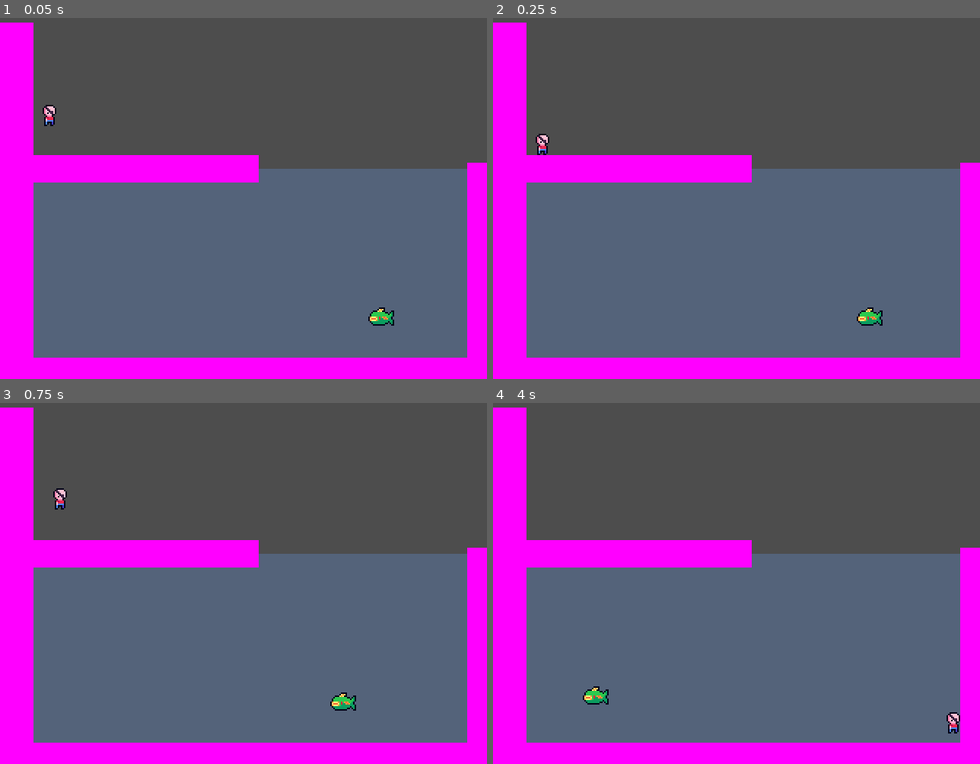
Above: before the commit, frames 1-4 (two rows, left to right).
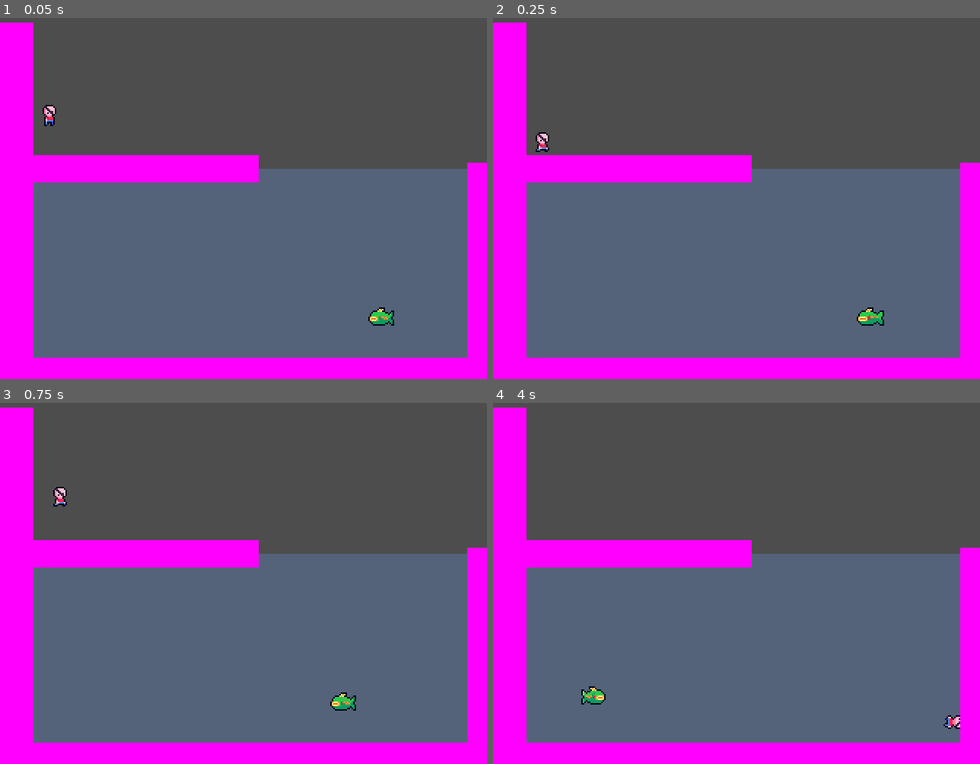
Above: after the commit, the same moments.

Repository: lilyyllyyllyly/PirateGame
Game: Godot game, scene res://Scenes/main.tscn
Two runs of this game, one before a commit and one after it. Both use one fixed random seed, a clock stepped at 60 frames per second and the inputs below.
Inputs:
- Up to frame 1 (0.05 s): no input
- Up to frame 2 (0.25 s): no input
- Up to frame 3 (0.75 s): hold D (right) from 0.53 s (still down); hold Space (jump) from 0.53 s (still down)
- Up to frame 4 (4 s): release Space (jump) at 1.28 s; tap Space (jump) at 1.35, 1.52, 1.82, 2.85, 3.02, 3.32 s; release D (right) at 2.03 s; hold A (left) 2.03-2.78 s; hold Space (jump) 2.03-2.78 s; hold D (right) from 2.78 s (still down); hold Space (jump) from 3.53 s (still down)

Frame 1 is identical in both runs. In frame 2, 0.2% of the frame differs, in the area x 8-81%, y 31-86%; in frame 3, 0.1%; in frame 4, 0.3%, in the area x 18-96%, y 78-92%.

Commit message:
Fix animations

Diff:
--- a/Scenes/Fish.tscn
+++ b/Scenes/Fish.tscn
@@ -7,6 +7,7 @@
 [ext_resource type="Texture2D" uid="uid://6k614ammbm2y" path="res://Sprites/Enemies/Fish/fish5.png" id="6_t248q"]
 [ext_resource type="Texture2D" uid="uid://6ls8jc8mvt68" path="res://Sprites/Enemies/Fish/fish6.png" id="7_umtwy"]
 [ext_resource type="Texture2D" uid="uid://tu3ngy7a8127" path="res://Sprites/Enemies/Fish/fish7.png" id="8_f4i14"]
+[ext_resource type="Script" path="res://Scripts/Animation/Enemies/GreenFishAnimation.gd" id="8_noprh"]
 [ext_resource type="Script" path="res://Scripts/Behaviours/CharacterMover.gd" id="9_pksoq"]
 [ext_resource type="Script" path="res://Scripts/Behaviours/CharacterVelocity.gd" id="10_n4o2g"]
 [ext_resource type="Script" path="res://Scripts/Movement/Calculators/PlaneMovement.gd" id="11_8yiua"]
@@ -39,6 +40,8 @@
 }
 
 [node name="Fish" type="CharacterBody2D"]
+collision_layer = 16
+collision_mask = 9
 motion_mode = 1
 
 [node name="CollisionShape2D" type="CollisionShape2D" parent="."]
@@ -47,10 +50,13 @@
 [node name="Sprite2D" type="Sprite2D" parent="."]
 texture = ExtResource("1_o4tsg")
 
-[node name="AnimationPlayer" type="AnimationPlayer" parent="."]
+[node name="AnimationPlayer" type="AnimationPlayer" parent="." node_paths=PackedStringArray("sprite", "direction")]
 libraries = {
 "": SubResource("AnimationLibrary_giypl")
 }
+script = ExtResource("8_noprh")
+sprite = NodePath("../Sprite2D")
+direction = NodePath("../Movement/PlaneMovement/PathDirection")
 
 [node name="CharacterMover" type="Node" parent="." node_paths=PackedStringArray("body")]
 script = ExtResource("9_pksoq")
--- a/Scenes/Player.tscn
+++ b/Scenes/Player.tscn
@@ -18,6 +18,7 @@
 [ext_resource type="Texture2D" uid="uid://bjascss77v04" path="res://Sprites/Player/Boost/player-boost1.png" id="16_8pm2k"]
 [ext_resource type="Texture2D" uid="uid://bw2xopc3lakfh" path="res://Sprites/Player/Boost/player-boost2.png" id="17_7j1ed"]
 [ext_resource type="Texture2D" uid="uid://ft6hj6474r4y" path="res://Sprites/Player/Boost/player-boost3.png" id="18_fw0vu"]
+[ext_resource type="Script" path="res://Scripts/Animation/PlayerAnimation.gd" id="18_idgqc"]
 [ext_resource type="Script" path="res://Scripts/States/PlayerStates.gd" id="19_e8q1u"]
 [ext_resource type="Script" path="res://Scripts/Behaviours/CharacterMover.gd" id="19_fnyit"]
 [ext_resource type="Script" path="res://Scripts/Behaviours/WaterLeaveBoost.gd" id="19_gtfkb"]
@@ -202,10 +203,17 @@
 texture = ExtResource("2_3suvf")
 offset = Vector2(0, -2)
 
-[node name="AnimationPlayer" type="AnimationPlayer" parent="."]
+[node name="AnimationPlayer" type="AnimationPlayer" parent="." node_paths=PackedStringArray("sprite", "body", "plane_direction", "horizontal_direction")]
 libraries = {
 "": SubResource("AnimationLibrary_5elcj")
 }
+script = ExtResource("18_idgqc")
+sprite = NodePath("../Sprite2D")
+body = NodePath("..")
+plane_direction = NodePath("../States/WaterState/WaterMovement/PlaneMovement/Direction")
+horizontal_direction = NodePath("../States/GroundState/GroundMovement/HorizontalMovement/Direction")
+swim_stop_rot = 12.0
+rot_offset_deg = 90.0
 
 [node name="CharacterMover" type="Node" parent="." node_paths=PackedStringArray("body")]
 script = ExtResource("19_fnyit")
@@ -309,9 +317,12 @@
 
 [connection signal="should_boost" from="WaterLeaveBoost" to="States/WaterState/Boost" method="boost"]
 [connection signal="boosted" from="States/WaterState/Boost" to="Effects/WaterBoostParticle" method="spawn_particle"]
+[connection signal="jump_pressed" from="States/WaterState/Boost/JumpPressSignal" to="AnimationPlayer" method="on_jump_pressed"]
 [connection signal="jump_pressed" from="States/WaterState/Boost/JumpPressSignal" to="States/WaterState/Boost" method="boost_delayed"]
+[connection signal="area_entered" from="WaterChecker" to="AnimationPlayer" method="on_enter_water"]
 [connection signal="area_entered" from="WaterChecker" to="States" method="on_water_entered"]
 [connection signal="area_entered" from="WaterChecker" to="WaterChecker" method="on_area_entered"]
+[connection signal="area_exited" from="WaterChecker" to="AnimationPlayer" method="on_exit_water"]
 [connection signal="area_exited" from="WaterChecker" to="WaterLeaveBoost" method="on_water_exited"]
 [connection signal="area_exited" from="WaterChecker" to="States" method="on_water_exited"]
 [connection signal="area_exited" from="WaterChecker" to="WaterChecker" method="on_area_exited"]
--- a/Scripts/Animation/Enemies/GreenFishAnimation.gd
+++ b/Scripts/Animation/Enemies/GreenFishAnimation.gd
@@ -1,10 +1,10 @@
 class_name GreenFishAnimation extends AnimationPlayer
 
 @export var sprite: Sprite2D
-@export var input: GenericInput
+@export var direction: DirectionalInput
 
 func _ready():
 	play("fish")
 
 func _process(delta):
-	sprite.flip_h = input.direction.x > 0 || (input.direction.x == 0 && sprite.flip_h)
+	sprite.flip_h = direction.value.x > 0 || (direction.value.x == 0 && sprite.flip_h)
--- a/Scripts/Animation/PlayerAnimation.gd
+++ b/Scripts/Animation/PlayerAnimation.gd
@@ -1,26 +1,19 @@
 class_name PlayerAnimation extends AnimationPlayer
 
-@export  var sprite_path: NodePath
-@onready var sprite = get_node(sprite_path) as Sprite2D
+@export var sprite: Sprite2D
+@export var body: CharacterBody2D
 
-@export  var body_path: NodePath
-@onready var body = get_node(body_path) as CharacterBody2D
-
-@export  var ground_input_path: NodePath
-@onready var ground_input = get_node(ground_input_path) as GenericInput
-
-@export  var water_input_path: NodePath
-@onready var water_input = get_node(water_input_path) as GenericInput
-
-@export  var rot_offset_deg: float
-@onready var rot_offset = deg_to_rad(rot_offset_deg)
-
-var in_water
-
-var input
+@export_group("Input")
+@export var plane_direction:      DirectionalInput
+@export var horizontal_direction: DirectionalInput
 
 @export_group("Rotation")
 @export var swim_stop_rot: float
+@export var rot_offset_deg: float
+@onready var rot_offset = deg_to_rad(rot_offset_deg)
+
+var in_water: bool
+var direction: Vector2
 var rot_goal: float
 
 func fwrap(x, min, max):
@@ -32,47 +25,67 @@
 		play("RESET")
 		queue(anim)
 
+func on_jump_pressed():
+	if in_water:
+		rot_goal = fwrap(atan2(direction.y, direction.x) + rot_offset, 0, TAU)
+		play("player-boost")
+		queue("player-swim")
+		return
+
+func on_enter_water(_area):
+	in_water = true
+
+func on_exit_water(_area):
+	in_water = false
+
 func _process(delta):
-	input = water_input if in_water else ground_input
-	sprite.flip_h = input.direction.x < 0 || (input.direction.x == 0 && sprite.flip_h)
+	direction = plane_direction.value if in_water else horizontal_direction.value
 
-	var wrap_rot = fwrap(sprite.rotation, 0, TAU)
-	if wrap_rot != rot_goal:
-		# getting rotate amount left to reach goal
-		var rot_left = rot_goal-wrap_rot
+	sprite.flip_h = direction.x < 0 || (direction.x == 0 && sprite.flip_h)
 
-		# going in shortest direction
-		if abs(rot_left) > PI:
-			rot_left = -sign(rot_left)*(TAU+rot_left)
-
-		# rotating
-		sprite.rotation += clamp(rot_left, -swim_stop_rot*delta, swim_stop_rot*delta)
+	rotate_to_goal(delta)
 
 	if in_water:
-		if input.jump_pressed:
-			rot_goal = fwrap(atan2(input.direction.y, input.direction.x) + rot_offset, 0, TAU)
-			play("player-boost")
-			queue("player-swim")
-			return
-
-		if current_animation == "player-boost":
-			return
-
-		if body.velocity.length() > 0:
-		#if input.direction.length() > 0:
-			# rotating
-			var heading = body.velocity.normalized()
-			rot_goal = fwrap(atan2(heading.y, heading.x) + rot_offset, 0, TAU)
-			#rot_goal = fwrap(atan2(input.direction.y, input.direction.x) + rot_offset, 0, TAU)
-
-			# playing animation
-			play_reset("player-swim")
-		else:
-			play_reset("player-float")
-			rot_goal = 0
+		water_animations()
 		return
 
-	rot_goal = 0
+	ground_animations()
+
+func rotate_to_goal(delta):
+	var wrap_rot = fwrap(sprite.rotation, 0, TAU)
+	if wrap_rot == rot_goal: return
+
+	# getting rotate amount left to reach goal
+	var rot_left = rot_goal - wrap_rot
+
+	# going in shortest direction
+	if abs(rot_left) > PI:
+		rot_left = -sign(rot_left)*(TAU+rot_left)
+
+	# rotating
+	sprite.rotation += clamp(rot_left, -swim_stop_rot*delta, swim_stop_rot*delta)
+
+func water_animations():
+	if current_animation == "player-boost":
+		return
+
+	# - stopped -
+	if body.velocity.length() == 0:
+		play_reset("player-float")
+		rot_goal = 0
+		return
+
+	# - moving -
+
+	# setting rotation goal
+	var heading = body.velocity.normalized()
+	rot_goal = fwrap(atan2(heading.y, heading.x) + rot_offset, 0, TAU)
+
+	# playing animation
+	play_reset("player-swim")
+
+func ground_animations():
+	rot_goal = 0 # stay upright when not on water
 
 	if not body.is_on_floor():
 		play_reset("player-jump")
--- a/Scripts/WaterChecker.gd
+++ /dev/null
@@ -1,21 +0,0 @@
-extends Area2D
-
-@export  var mover_path:	NodePath
-@onready var mover = get_node(mover_path) as Mover
-
-@export  var animator_path:	NodePath
-@onready var animator = get_node(animator_path) as PlayerAnimation
-
-@export  var ground_move_path:	NodePath
-@onready var ground_move = get_node(ground_move_path) as MovementCalculator
-
-@export  var water_move_path:	NodePath
-@onready var water_move  = get_node(water_move_path)  as MovementCalculator
-
-func on_area_entered(_area):
-	mover.move = water_move
-	animator.in_water = true
-
-func on_area_exited(_area):
-	mover.move = ground_move
-	animator.in_water = false
--- a/project.godot
+++ b/project.godot
@@ -104,6 +104,8 @@
 2d_physics/layer_2="Water"
 2d_physics/layer_3="WaterChecker"
 2d_physics/layer_4="Obstacle"
+2d_physics/layer_5="EnemyBody"
+2d_physics/layer_6="EnemyDamage"
 
 [physics]
 
Not shown: 1 places in Scenes/Fish.tscn that only renumber resources
Not shown: 1 places in Scenes/Player.tscn that only renumber resources
